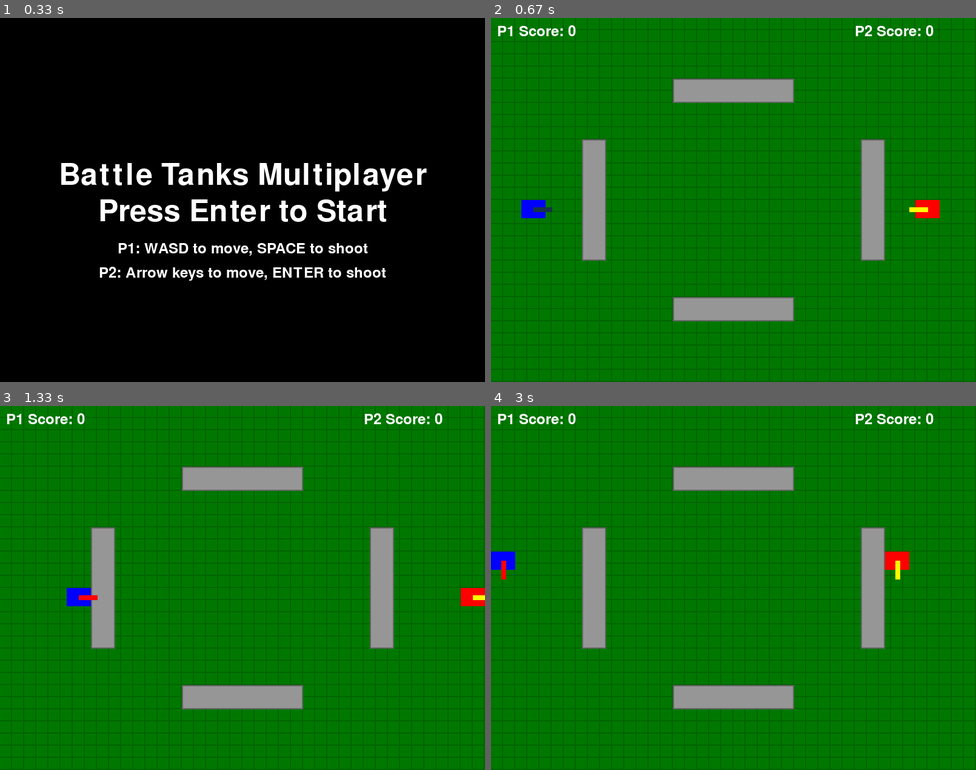
Above: before the commit, frames 1-4 (two rows, left to right).
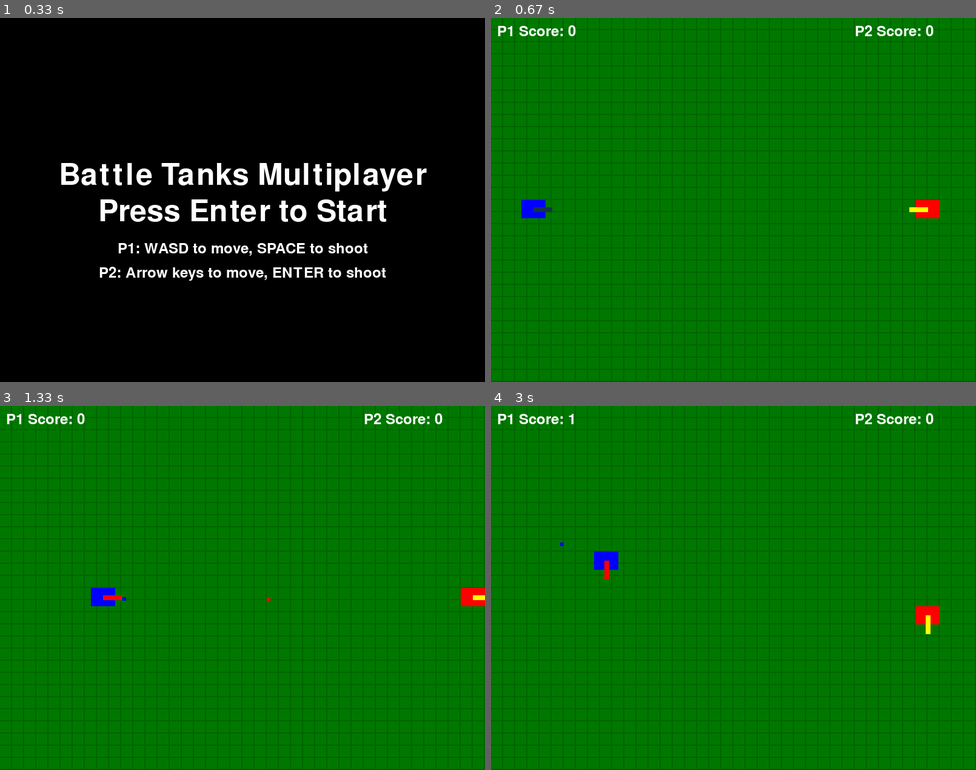
Above: after the commit, the same moments.

Repository: cassiel-st4vr0s/lpc2024
Game: pygame game, started from atividade005/main.py
Two runs of this game, one before a commit and one after it. Both use one fixed random seed, a clock stepped at 60 frames per second and the inputs below.
Inputs:
- Up to frame 1 (0.33 s): no input
- Up to frame 2 (0.67 s): tap Enter at 0.33 s
- Up to frame 3 (1.33 s): tap Enter at 0.67 s; hold Right from 1 s (still down); hold D from 1 s (still down); tap Space at 1.07 s
- Up to frame 4 (3 s): tap Space at 1.37, 1.57, 1.9, 2.2, 2.4, 2.7, 2.97 s; release Right at 1.47 s; release D at 1.47 s; hold Up 1.5-1.8 s; hold W 1.5-1.8 s; hold Right 1.83-2.3 s; hold D 1.83-2.3 s; hold Left 2.33-2.87 s; hold A 2.33-2.87 s; hold Down from 2.9 s (still down); hold S from 2.9 s (still down)

Frame 1 is identical in both runs. In frame 2, 6.7% of the frame differs, in the area x 18-82%, y 16-84%; in frame 3, 7.0%; in frame 4, 7.7%, in the area x 0-93%, y 2-84%.

Commit message:
removed the barriers

Diff:
--- a/atividade005/main.py
+++ b/atividade005/main.py
@@ -1,9 +1,11 @@
 import pygame
 import sys
 import random
+import os
 
 # Initialize Pygame
 pygame.init()
+pygame.mixer.init()
 
 # Screen setup
 SCREEN_WIDTH, SCREEN_HEIGHT = 800, 600
@@ -23,22 +25,17 @@
 PLAYER1_INITIAL_POS = (50, SCREEN_HEIGHT // 2)
 PLAYER2_INITIAL_POS = (SCREEN_WIDTH - 100, SCREEN_HEIGHT // 2)
 
-soundtrack_list =\
-["SOUNDTRACKS/Castlevania II Music (NES) - Bloody Tears (Day Theme) - ",
-"explod2A03.mp3",
-"SOUNDTRACKS/phoenixwright.mp3"
- ]
-
-soundtrack_selection = random.choice(soundtrack_list)
-soundtrack = pygame.mixer.Sound(soundtrack_selection)
-
-soundtrack.set_volume(0.3)
-soundtrack.play()
+# Sound setup (keeping this part for future use if needed)
+soundtracks_dir = os.path.join(os.getcwd(), "SOUNDTRACKS")
+soundtrack_list = [
+    os.path.join(soundtracks_dir, "Castlevania II Music (NES) - Bloody Tears (Day Theme).wav"),
+    os.path.join(soundtracks_dir, "explod2A03.wav"),
+    os.path.join(soundtracks_dir, "phoenixwright.wav")
+]
 
 # Game objects
 player1 = {
-    "rect": pygame.Rect(PLAYER1_INITIAL_POS[0], PLAYER1_INITIAL_POS[1], 40,
-                        30),
+    "rect": pygame.Rect(PLAYER1_INITIAL_POS[0], PLAYER1_INITIAL_POS[1], 40, 30),
     "color": BLUE,
     "speed": 5,
     "score": 0,
@@ -49,8 +46,7 @@
 }
 
 player2 = {
-    "rect": pygame.Rect(PLAYER2_INITIAL_POS[0], PLAYER2_INITIAL_POS[1], 40,
-                        30),
+    "rect": pygame.Rect(PLAYER2_INITIAL_POS[0], PLAYER2_INITIAL_POS[1], 40, 30),
     "color": RED,
     "speed": 5,
     "score": 0,
@@ -60,19 +56,10 @@
     "direction": pygame.math.Vector2(-1, 0)
 }
 
-# Updated barrier design
-barriers = [
-    pygame.Rect(150, SCREEN_HEIGHT // 2 - 100, 40, 200),
-    pygame.Rect(SCREEN_WIDTH - 190, SCREEN_HEIGHT // 2 - 100, 40, 200),
-    pygame.Rect(SCREEN_WIDTH // 2 - 100, 100, 200, 40),
-    pygame.Rect(SCREEN_WIDTH // 2 - 100, SCREEN_HEIGHT - 140, 200, 40)
-]
-
 projectiles = []
 
 # Game state
 MAX_SCORE = 5  # Game ends when a player reaches this score
-
 
 # Helper functions
 def draw_tank(surface, tank):
@@ -84,9 +71,7 @@
         turret_origin[0] + turret_length * tank["direction"].x,
         turret_origin[1] + turret_length * tank["direction"].y
     )
-    pygame.draw.line(surface, tank["turret_color"], turret_origin, turret_end,
-                     turret_width)
-
+    pygame.draw.line(surface, tank["turret_color"], turret_origin, turret_end, turret_width)
 
 def move_player(player, keys, up, down, left, right):
     new_rect = player["rect"].copy()
@@ -106,13 +91,10 @@
         new_direction.y = 1
 
     new_rect.clamp_ip(pygame.Rect(0, 0, SCREEN_WIDTH, SCREEN_HEIGHT))
-
-    if not any(barrier.colliderect(new_rect) for barrier in barriers):
-        player["rect"] = new_rect
+    player["rect"] = new_rect
 
     if new_direction.length() > 0:
         player["direction"] = new_direction.normalize()
-
 
 def create_projectile(x, y, direction, speed, color):
     return {
@@ -122,33 +104,25 @@
         "color": color
     }
 
-
 def update_projectiles():
     for proj in projectiles[:]:
-        new_rect = proj["rect"].copy()
-        new_rect.x += proj["direction"].x * proj["speed"]
-        new_rect.y += proj["direction"].y * proj["speed"]
-
-        if (new_rect.left <= 0 or new_rect.right >= SCREEN_WIDTH or
-                new_rect.top <= 0 or new_rect.bottom >= SCREEN_HEIGHT or
-                any(barrier.colliderect(new_rect) for barrier in barriers)):
+        proj["rect"].x += proj["direction"].x * proj["speed"]
+        proj["rect"].y += proj["direction"].y * proj["speed"]
+
+        if (proj["rect"].left <= 0 or proj["rect"].right >= SCREEN_WIDTH or
+                proj["rect"].top <= 0 or proj["rect"].bottom >= SCREEN_HEIGHT):
             projectiles.remove(proj)
-        else:
-            proj["rect"] = new_rect
-
 
 def check_collisions():
     for proj in projectiles[:]:
-        if player1["rect"].colliderect(proj["rect"]) and proj["color"] != \
-                player1["color"]:
+        if player1["rect"].colliderect(proj["rect"]) and proj["color"] != player1["color"]:
             player2["score"] += 1
             projectiles.remove(proj)
             respawn_player(player1)
             if player2["score"] >= MAX_SCORE:
                 return "Player 2 Wins!"
             break
-        elif player2["rect"].colliderect(proj["rect"]) and proj["color"] != \
-                player2["color"]:
+        elif player2["rect"].colliderect(proj["rect"]) and proj["color"] != player2["color"]:
             player1["score"] += 1
             projectiles.remove(proj)
             respawn_player(player2)
@@ -157,7 +131,6 @@
             break
     return None
 
-
 def respawn_player(player):
     if player == player1:
         player["rect"].topleft = PLAYER1_INITIAL_POS
@@ -166,23 +139,18 @@
         player["rect"].topleft = PLAYER2_INITIAL_POS
         player["direction"] = pygame.math.Vector2(-1, 0)
 
-
 def show_game_over_screen(message):
     screen.fill(BLACK)
     font = pygame.font.Font(None, 74)
     game_over_text = font.render(message, True, WHITE)
-    text_rect = game_over_text.get_rect(
-        center=(SCREEN_WIDTH // 2, SCREEN_HEIGHT // 2 - 20))
-    instructions_text = font.render("Press R to Restart or Q to Quit", True,
-                                    WHITE)
-    instructions_rect = instructions_text.get_rect(
-        center=(SCREEN_WIDTH // 2, SCREEN_HEIGHT // 2 + 40))
+    text_rect = game_over_text.get_rect(center=(SCREEN_WIDTH // 2, SCREEN_HEIGHT // 2 - 20))
+    instructions_text = font.render("Press R to Restart or Q to Quit", True, WHITE)
+    instructions_rect = instructions_text.get_rect(center=(SCREEN_WIDTH // 2, SCREEN_HEIGHT // 2 + 40))
 
     screen.blit(game_over_text, text_rect)
     screen.blit(instructions_text, instructions_rect)
 
     pygame.display.flip()
-
 
 def reset_game():
     global player1, player2, projectiles
@@ -194,7 +162,6 @@
     player2["direction"] = pygame.math.Vector2(-1, 0)
     projectiles.clear()
 
-
 def draw():
     screen.fill(BLACK)
 
@@ -204,11 +171,6 @@
             pygame.draw.rect(screen, (0, 100, 0), (x, y, 20, 20))
             pygame.draw.rect(screen, (0, 120, 0), (x, y, 18, 18))
 
-    # Draw barriers
-    for barrier in barriers:
-        pygame.draw.rect(screen, (100, 100, 100), barrier)
-        pygame.draw.rect(screen, (150, 150, 150), barrier.inflate(-4, -4))
-
     # Draw tanks
     draw_tank(screen, player1)
     draw_tank(screen, player2)
@@ -222,27 +184,20 @@
     screen.blit(score_text1, (10, 10))
     screen.blit(score_text2, (SCREEN_WIDTH - 200, 10))
 
-
 def show_start_screen():
     screen.fill(BLACK)
 
     font = pygame.font.Font(None, 74)
     title_text = font.render("Battle Tanks Multiplayer", True, WHITE)
-    title_rect = title_text.get_rect(
-        center=(SCREEN_WIDTH // 2, SCREEN_HEIGHT // 2 - 40))
+    title_rect = title_text.get_rect(center=(SCREEN_WIDTH // 2, SCREEN_HEIGHT // 2 - 40))
 
     instructions_text = font.render("Press Enter to Start", True, WHITE)
-    instructions_rect = instructions_text.get_rect(
-        center=(SCREEN_WIDTH // 2, SCREEN_HEIGHT // 2 + 20))
-
-    controls_text1 = pygame.font.Font(None, 36).render(
-        "P1: WASD to move, SPACE to shoot", True, WHITE)
-    controls_text2 = pygame.font.Font(None, 36).render(
-        "P2: Arrow keys to move, ENTER to shoot", True, WHITE)
-    controls_rect1 = controls_text1.get_rect(
-        center=(SCREEN_WIDTH // 2, SCREEN_HEIGHT // 2 + 80))
-    controls_rect2 = controls_text2.get_rect(
-        center=(SCREEN_WIDTH // 2, SCREEN_HEIGHT // 2 + 120))
+    instructions_rect = instructions_text.get_rect(center=(SCREEN_WIDTH // 2, SCREEN_HEIGHT // 2 + 20))
+
+    controls_text1 = pygame.font.Font(None, 36).render("P1: WASD to move, SPACE to shoot", True, WHITE)
+    controls_text2 = pygame.font.Font(None, 36).render("P2: Arrow keys to move, ENTER to shoot", True, WHITE)
+    controls_rect1 = controls_text1.get_rect(center=(SCREEN_WIDTH // 2, SCREEN_HEIGHT // 2 + 80))
+    controls_rect2 = controls_text2.get_rect(center=(SCREEN_WIDTH // 2, SCREEN_HEIGHT // 2 + 120))
 
     screen.blit(title_text, title_rect)
     screen.blit(instructions_text, instructions_rect)
@@ -261,7 +216,6 @@
                 if event.key == pygame.K_RETURN:
                     waiting = False
 
-
 # Main game loop
 def main_game_loop():
     clock = pygame.time.Clock()
@@ -275,36 +229,24 @@
                 sys.exit()
             elif event.type == pygame.KEYDOWN:
                 if event.key == pygame.K_SPACE:
-                    if current_time - player1["last_shot_time"] >= player1[
-                        "shot_cooldown"]:
-                        projectiles.append(
-                            create_projectile(player1["rect"].centerx,
-                                              player1["rect"].centery,
-                                              player1["direction"], 7, BLUE))
+                    if current_time - player1["last_shot_time"] >= player1["shot_cooldown"]:
+                        projectiles.append(create_projectile(player1["rect"].centerx, player1["rect"].centery, player1["direction"], 7, BLUE))
                         player1["last_shot_time"] = current_time
                         player1["turret_color"] = RED
                 elif event.key == pygame.K_RETURN:
-                    if current_time - player2["last_shot_time"] >= player2[
-                        "shot_cooldown"]:
-                        projectiles.append(
-                            create_projectile(player2["rect"].centerx,
-                                              player2["rect"].centery,
-                                              player2["direction"], 7, RED))
+                    if current_time - player2["last_shot_time"] >= player2["shot_cooldown"]:
+                        projectiles.append(create_projectile(player2["rect"].centerx, player2["rect"].centery, player2["direction"], 7, RED))
                         player2["last_shot_time"] = current_time
                         player2["turret_color"] = YELLOW
 
-        if current_time - player1["last_shot_time"] >= player1[
-            "shot_cooldown"]:
+        if current_time - player1["last_shot_time"] >= player1["shot_cooldown"]:
             player1["turret_color"] = NAVY_BLUE
-        if current_time - player2["last_shot_time"] >= player2[
-            "shot_cooldown"]:
+        if current_time - player2["last_shot_time"] >= player2["shot_cooldown"]:
             player2["turret_color"] = YELLOW
 
         keys = pygame.key.get_pressed()
-        move_player(player1, keys, pygame.K_w, pygame.K_s, pygame.K_a,
-                    pygame.K_d)
-        move_player(player2, keys, pygame.K_UP, pygame.K_DOWN, pygame.K_LEFT,
-                    pygame.K_RIGHT)
+        move_player(player1, keys, pygame.K_w, pygame.K_s, pygame.K_a, pygame.K_d)
+        move_player(player2, keys, pygame.K_UP, pygame.K_DOWN, pygame.K_LEFT, pygame.K_RIGHT)
         update_projectiles()
 
         game_over_message = check_collisions()
@@ -328,7 +270,6 @@
         pygame.display.flip()
         clock.tick(60)
 
-
 # Run the game
 show_start_screen()
 main_game_loop()
